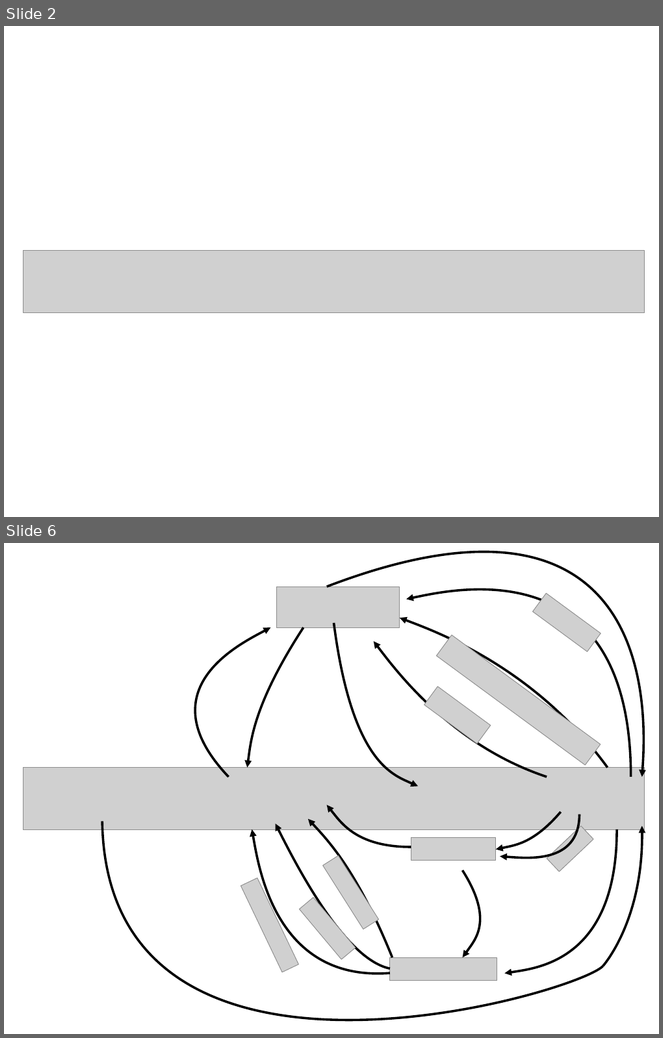
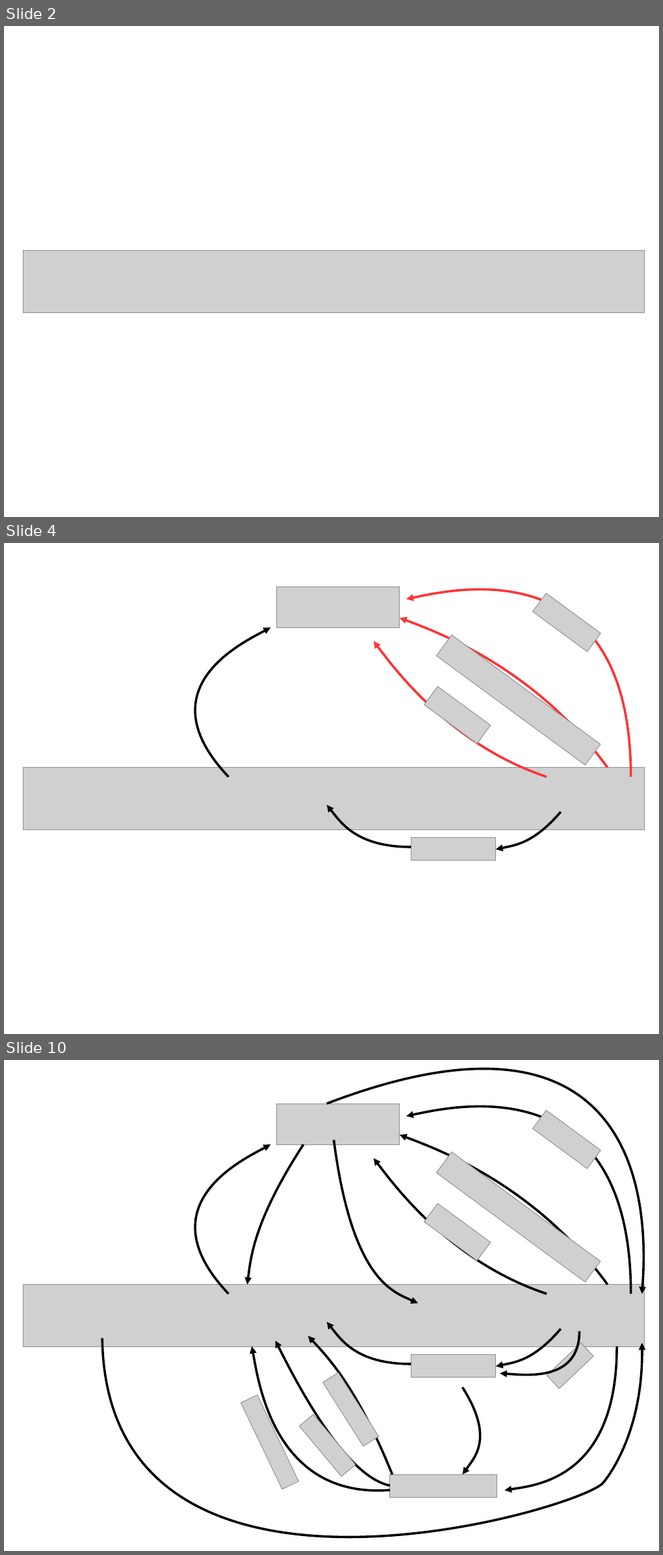
Before and after one commit to douglask3/fireMIPbenchmarking, a slide deck: docs/jules_pres/images/fireCarbonBalance/pp.odp. Shown one above the other, each under a label of ours: slides 2 and 6 before the commit, slides 2, 4 and 10 after it; the slides between them are not shown. The pictures are 663x1038 and 663x1555 pixels, drawn with LibreOffice and Linux fonts; fonts in the diff are those of the drawing; grey boxes stand for pictures. Boxes give left, top, right and bottom in pixels: in the first picture for what was removed or moved away, otherwise in the second. Text is boxed around its words. In the diff, an @@ line names an element or a change of style, - is before the commit and + after.

```diff
--- a/docs/jules_pres/images/fireCarbonBalance/pp.odp
+++ b/docs/jules_pres/images/fireCarbonBalance/pp.odp
@@ slide 4 added at (x1=4, y1=543, x2=659, y2=1034), background #FFFFFF @@
@@ picture added at (x1=277, y1=587, x2=400, y2=627) @@
@@ freeform shape added at (x1=406, y1=594, x2=631, y2=777), outline #FF3333 2.83 pt @@
@@ picture added at (x1=533, y1=594, x2=601, y2=652) @@
@@ freeform shape added at (x1=400, y1=618, x2=608, y2=768), outline #FF3333 2.83 pt @@
@@ freeform shape added at (x1=200, y1=627, x2=271, y2=776), outline #000000 2.83 pt @@
@@ picture added at (x1=436, y1=635, x2=601, y2=765) @@
@@ freeform shape added at (x1=374, y1=641, x2=547, y2=776), outline #FF3333 2.83 pt @@
@@ picture added at (x1=425, y1=687, x2=492, y2=744) @@
@@ picture added at (x1=23, y1=768, x2=645, y2=830) @@
@@ freeform shape added at (x1=327, y1=805, x2=412, y2=847), outline #000000 2.83 pt @@
@@ freeform shape added at (x1=496, y1=812, x2=561, y2=850), outline #000000 2.83 pt @@
@@ picture added at (x1=412, y1=838, x2=496, y2=860) @@
@@ what was slide 6 is now slide 10 @@
```
Also in this commit, not shown: 2 slides changed, 4 other slides added, 1 slide removed, 8 other files.
